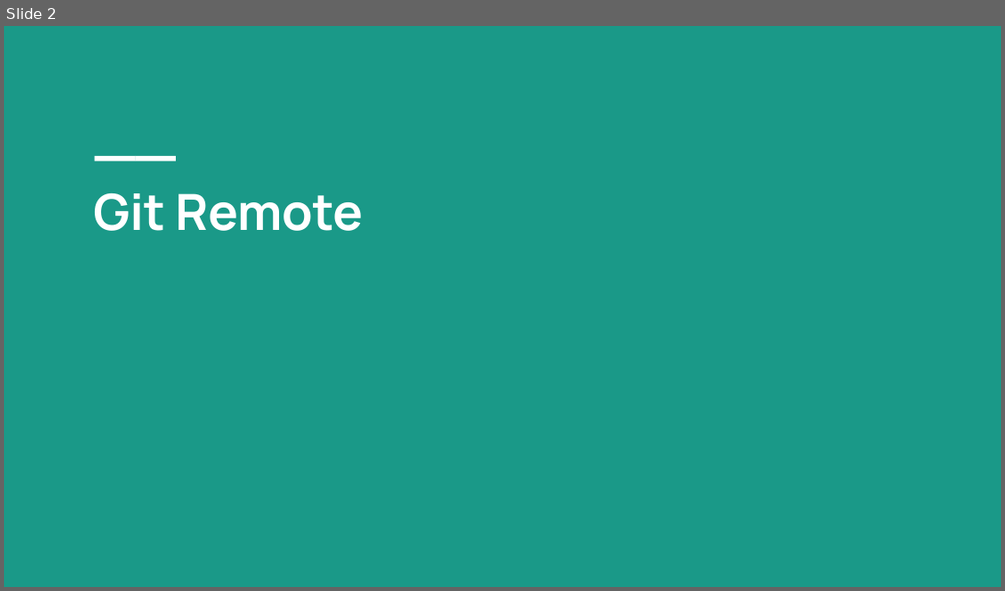
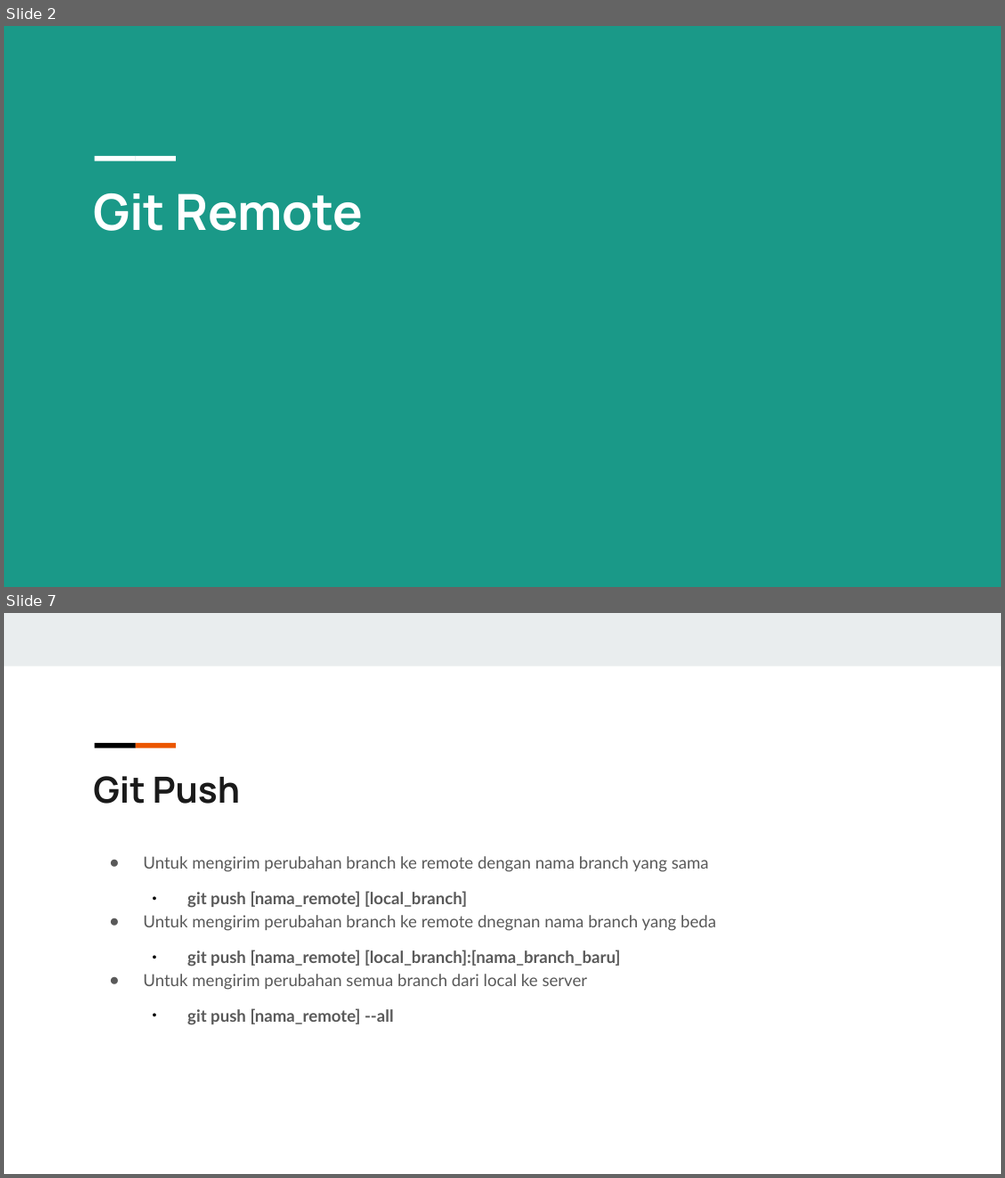
Before and after one commit to meakutamvan/repo-git, a slide deck: 1.1 Learn Git/Recap Git.pptx. Shown one above the other, each under a label of ours: slide 2 before the commit, slides 2 and 7 after it; the slides between them are not shown. The pictures are 1005x591 and 1005x1178 pixels, drawn with LibreOffice and Linux fonts; fonts in the diff are those of the drawing. Boxes give left, top, right and bottom in pixels: in the first picture for what was removed or moved away, otherwise in the second. Text is boxed around its words. In the diff, an @@ line names an element or a change of style, - is before the commit and + after.

Commit message:
complite learn git remote season1 at PZN

```diff
--- a/1.1 Learn Git/Recap Git.pptx
+++ b/1.1 Learn Git/Recap Git.pptx
@@ slide 7 added at <box>4,613,1001,1174</box>, background #FFFFFF @@
@@ rectangle added at <box>4,613,1001,666</box>, fill #E9EDEE @@
@@ rectangle added at <box>95,743,136,747</box>, fill #000000 @@
@@ rectangle added at <box>135,743,176,747</box>, fill #EB5600 @@
@@ text added at <box>93,776,240,803</box>, 26 pt, text #1A1A1A, bold @@
+Git Push
@@ text added at <box>143,856,716,1025</box>, 12 pt, text #595959 @@
+● Untuk mengirim perubahan branch ke remote dengan nama branch yang sama
+  • git push [nama_remote] [local_branch]
+● Untuk mengirim perubahan branch ke remote dnegnan nama branch yang beda
+  • git push [nama_remote] [local_branch]:[nama_branch_baru]
+● Untuk mengirim perubahan semua branch dari local ke server
+  • git push [nama_remote] --all
```
Also in this commit, not shown: 7 other slides added, 1 slide removed.
